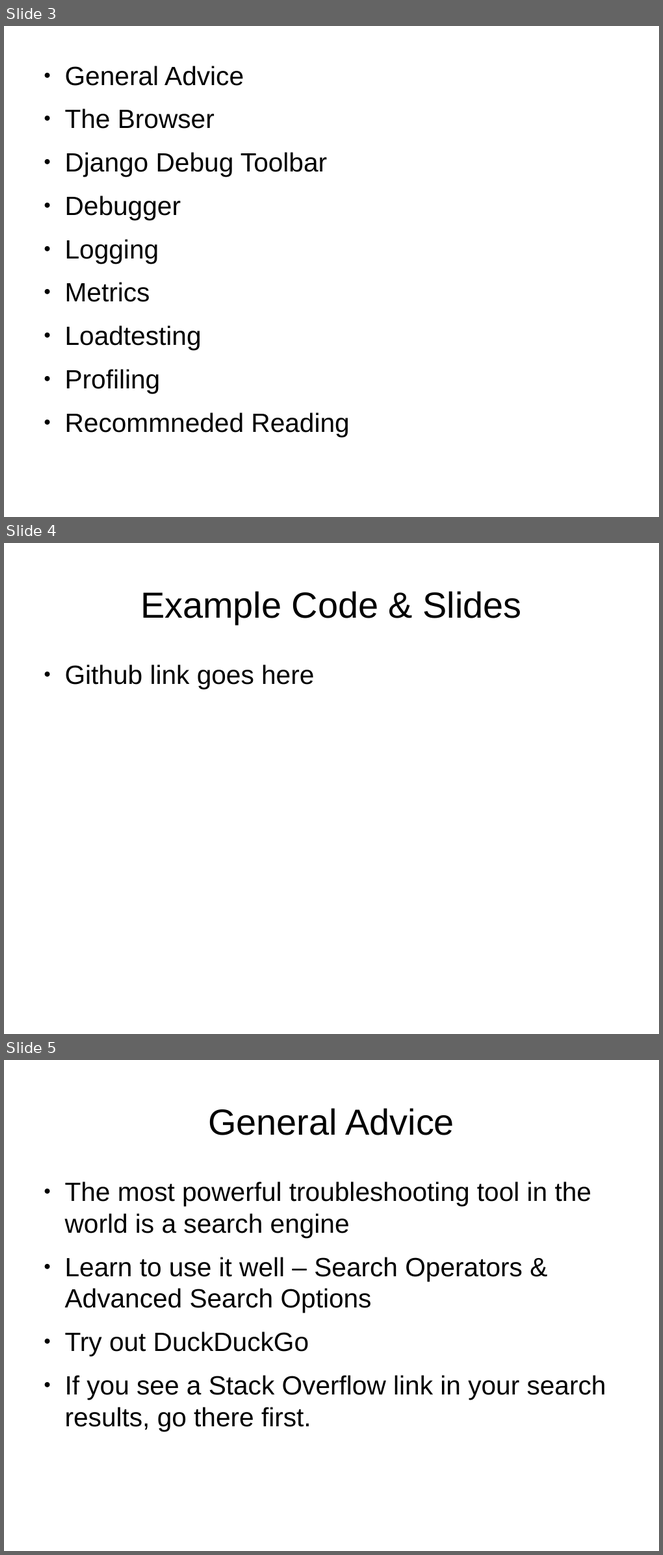
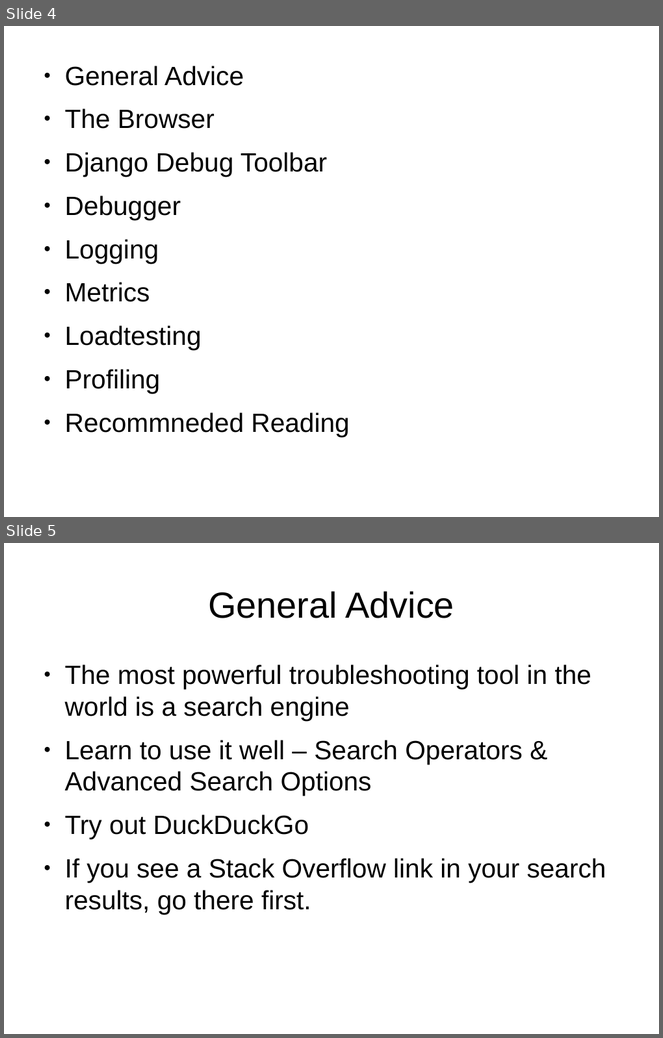
Before and after one commit to seanodonnell/pycontalk2016, a slide deck: debuggingandprofile.odp. Shown one above the other, each under a label of ours: slides 3, 4 and 5 before the commit, slides 4 and 5 after it. The pictures are 663x1555 and 663x1038 pixels, drawn with LibreOffice and Linux fonts; fonts in the diff are those of the drawing. Boxes give left, top, right and bottom in pixels: in the first picture for what was removed or moved away, otherwise in the second. Text is boxed around its words. In the diff, an @@ line names an element or a change of style, - is before the commit and + after.

```diff
--- a/debuggingandprofile.odp
+++ b/debuggingandprofile.odp
@@ slide 4 removed at (4, 543, 659, 1034), background #FFFFFF @@
@@ title removed at (140, 591, 522, 624) @@
-Example Code & Slides
@@ text removed at (65, 665, 314, 689) @@
-● Github link goes here
@@ what was slide 3 is now slide 4 @@
```
Also in this commit, not shown: 1 slide added.
